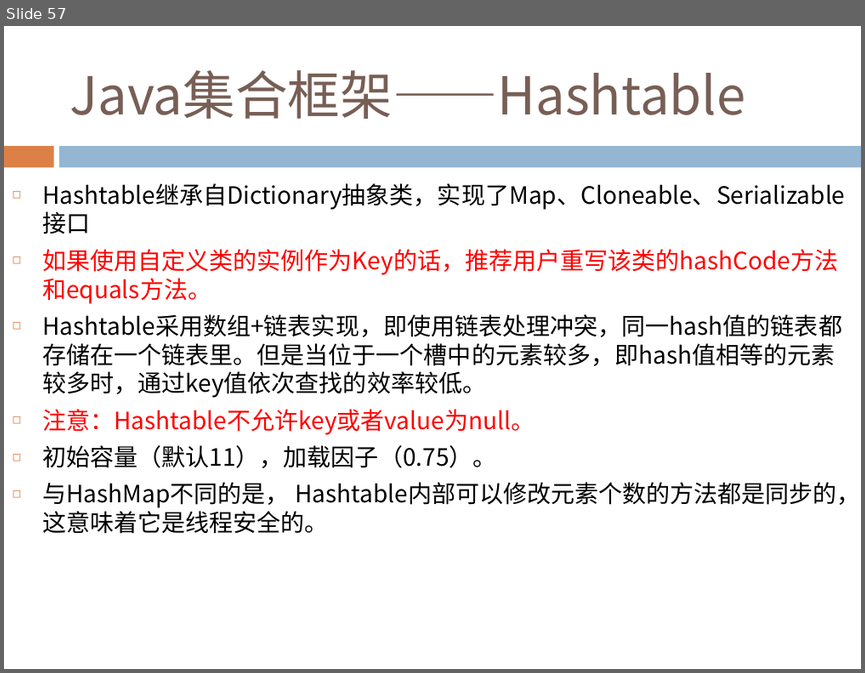
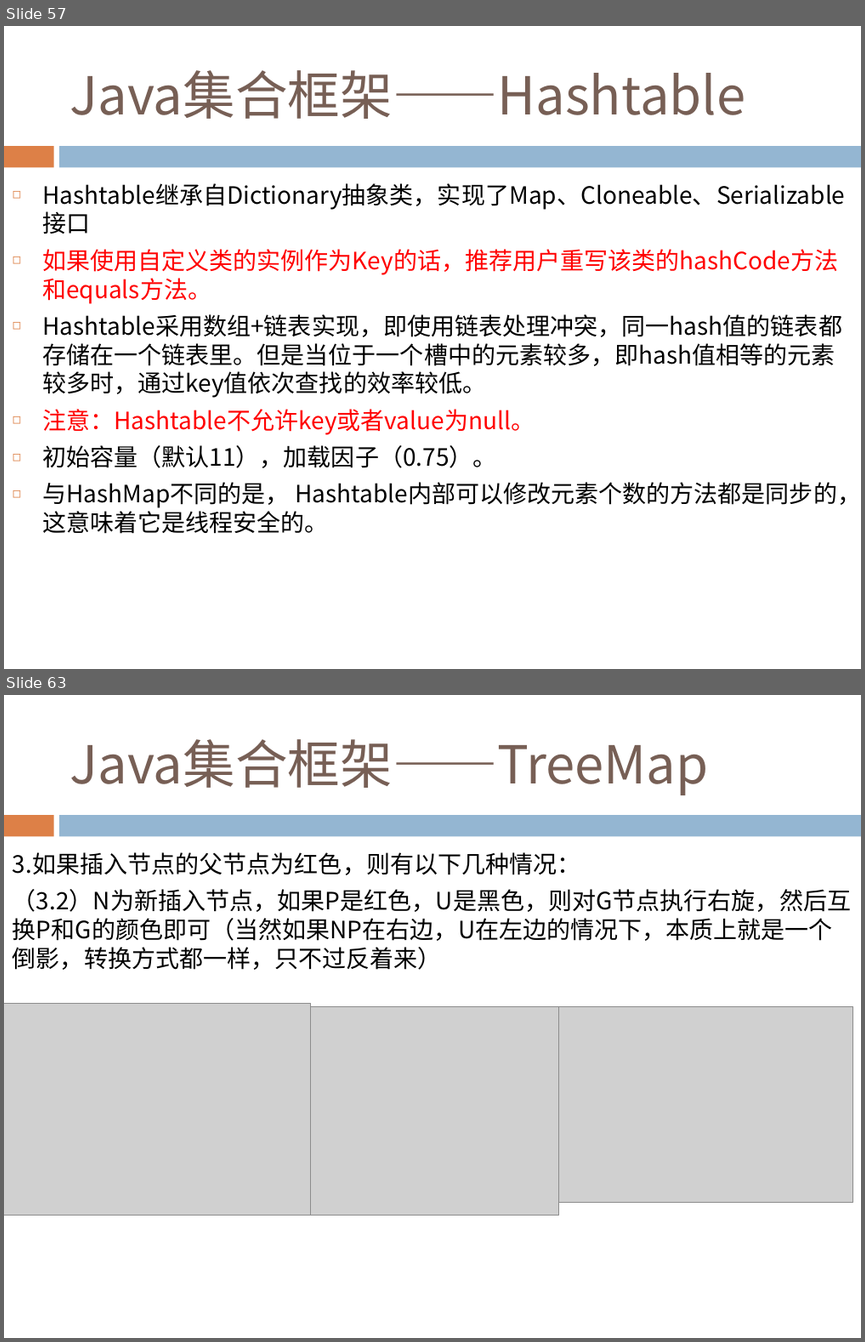
Before and after one commit to Costriod/study, a slide deck: Java基础.pptx. Shown one above the other, each under a label of ours: slide 57 before the commit, slides 57 and 63 after it; the slides between them are not shown. The pictures are 865x673 and 865x1342 pixels, drawn with LibreOffice and Linux fonts; fonts in the diff are those of the drawing; grey boxes stand for pictures. Boxes give left, top, right and bottom in pixels: in the first picture for what was removed or moved away, otherwise in the second. Text is boxed around its words. In the diff, an @@ line names an element or a change of style, - is before the commit and + after.

```diff
--- a/Java基础.pptx
+++ b/Java基础.pptx
@@ slide 63 added at box(4, 695, 861, 1338), background #FFFFFF; not listed: 2 template elements that a slide beside it also shows @@
@@ title added at box(69, 739, 708, 795), 44 pt, text #775F55 @@
+Java集合框架——TreeMap
@@ text added at box(12, 852, 851, 970), 20 pt, text #000000 @@
+3.如果插入节点的父节点为红色，则有以下几种情况：
+（3.2）N为新插入节点，如果P是红色，U是黑色，则对G节点执行右旋，然后互换P和G的颜色即可（当然如果NP在右边，U在左边的情况下，本质上就是一个倒影，转换方式都一样，只不过反着来）
@@ picture added at box(4, 1003, 310, 1215) @@
@@ picture added at box(310, 1006, 559, 1215) @@
@@ picture added at box(559, 1006, 853, 1202) @@
```
Also in this commit, not shown: 2 slides changed, 11 other slides added.
